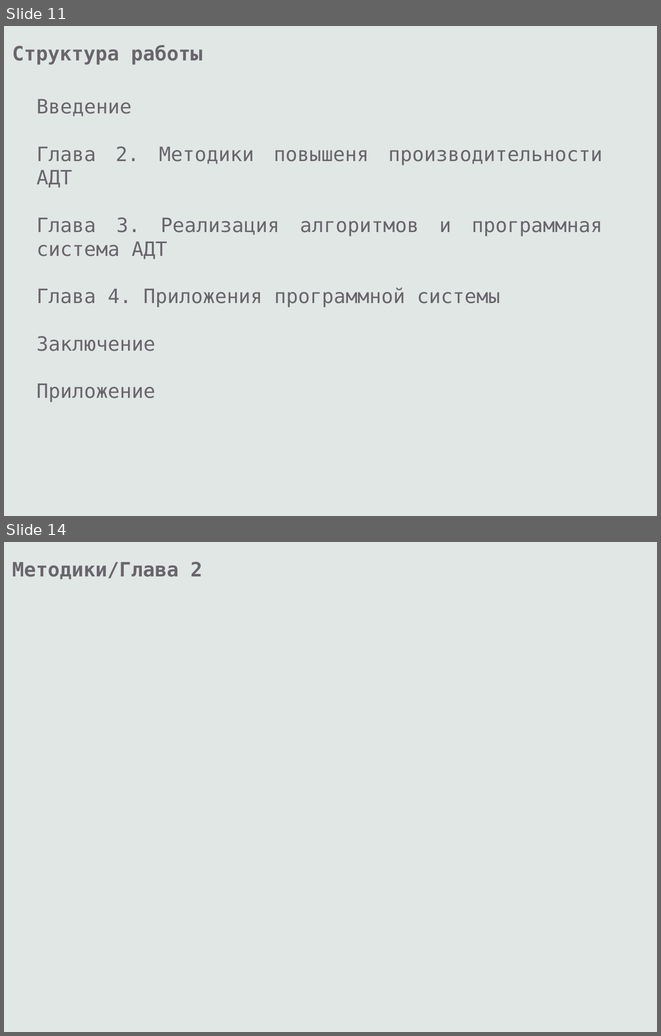
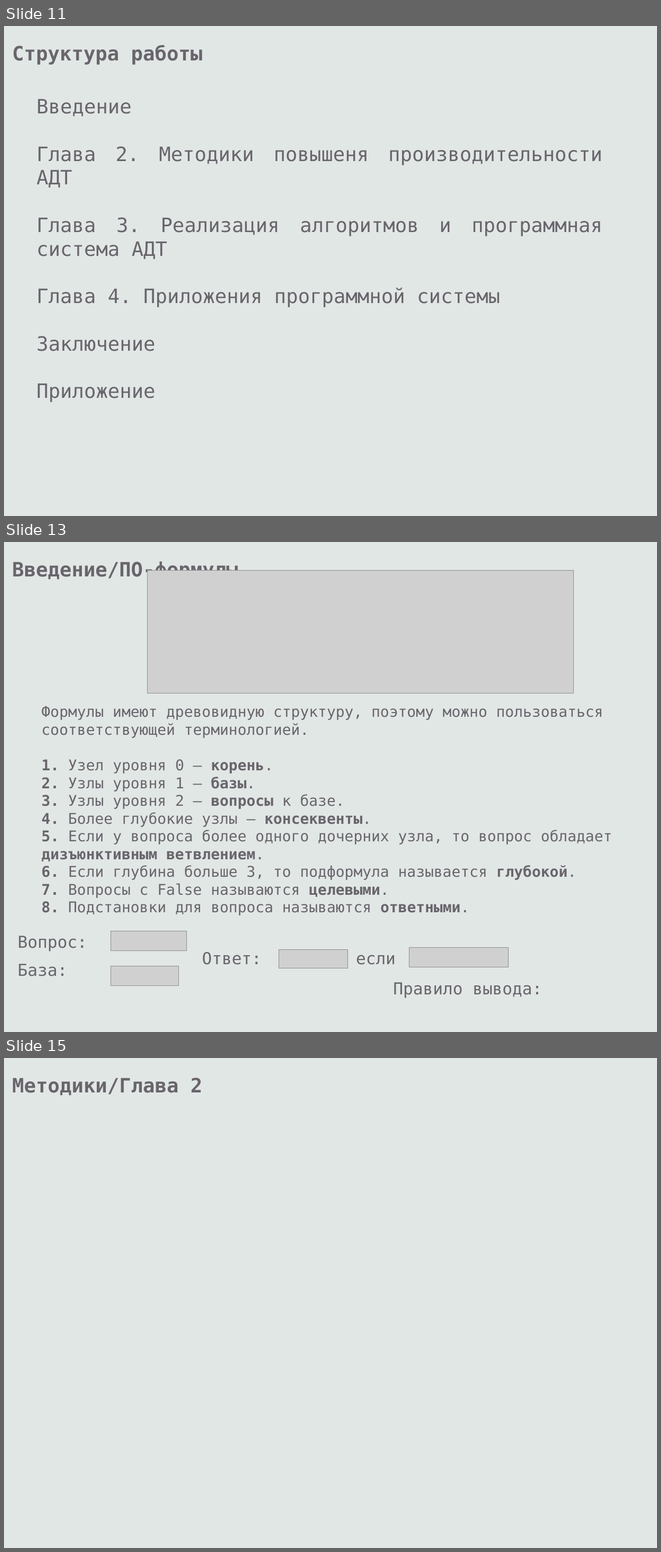
Before and after one commit to eugeneai/prisnif, a slide deck: brick/pres/pacman.odp. Shown one above the other, each under a label of ours: slides 11 and 14 before the commit, slides 11, 13 and 15 after it; the slides between them are not shown. The pictures are 661x1036 and 661x1552 pixels, drawn with LibreOffice and Linux fonts; fonts in the diff are those of the drawing; grey boxes stand for pictures; background and template pictures are left out. Boxes give left, top, right and bottom in pixels: in the first picture for what was removed or moved away, otherwise in the second. Text is boxed around its words. In the diff, an @@ line names an element or a change of style, - is before the commit and + after.

```diff
--- a/brick/pres/pacman.odp
+++ b/brick/pres/pacman.odp
@@ slide 13 added at <box>4,542,657,1032</box>, background #E1E7E5 @@
@@ text added at <box>12,562,238,581</box>, 24 pt, text #69656C, bold @@
+Введение/ПО-формулы
@@ picture added at <box>148,571,573,693</box> @@
@@ text added at <box>42,706,612,916</box>, 18 pt, text #69656C @@
+Формулы имеют древовидную структуру, поэтому можно пользоваться соответствующей терминологией.
+1. Узел уровня 0 – корень.
+2. Узлы уровня 1 – базы.
+3. Узлы уровня 2 – вопросы к базе.
+4. Более глубокие узлы – консеквенты.
+5. Если у вопроса более одного дочерних узла, то вопрос обладает дизъюнктивным ветвлением.
+6. Если глубина больше 3, то подформула называется глубокой.
+7. Вопросы с False называются целевыми.
+8. Подстановки для вопроса называются ответными.
@@ text added at <box>18,936,87,952</box>, 20 pt, text #69656C @@
+Вопрос:
@@ picture added at <box>111,932,187,951</box> @@
@@ text added at <box>202,952,262,965</box>, 20 pt, text #69656C @@
+Ответ:
@@ picture added at <box>279,950,348,968</box> @@
@@ text added at <box>356,955,396,965</box>, 20 pt, text #69656C @@
+если
@@ picture added at <box>409,947,508,967</box> @@
@@ text added at <box>18,964,68,977</box>, 20 pt, text #69656C @@
+База:
@@ picture added at <box>111,966,179,986</box> @@
@@ text added at <box>393,982,542,998</box>, 20 pt, text #69656C @@
+Правило вывода:
@@ what was slide 14 is now slide 15 @@
```
Also in this commit, not shown: 5 slides changed, 1 other slide added, 1 slide removed, 1 other file.
